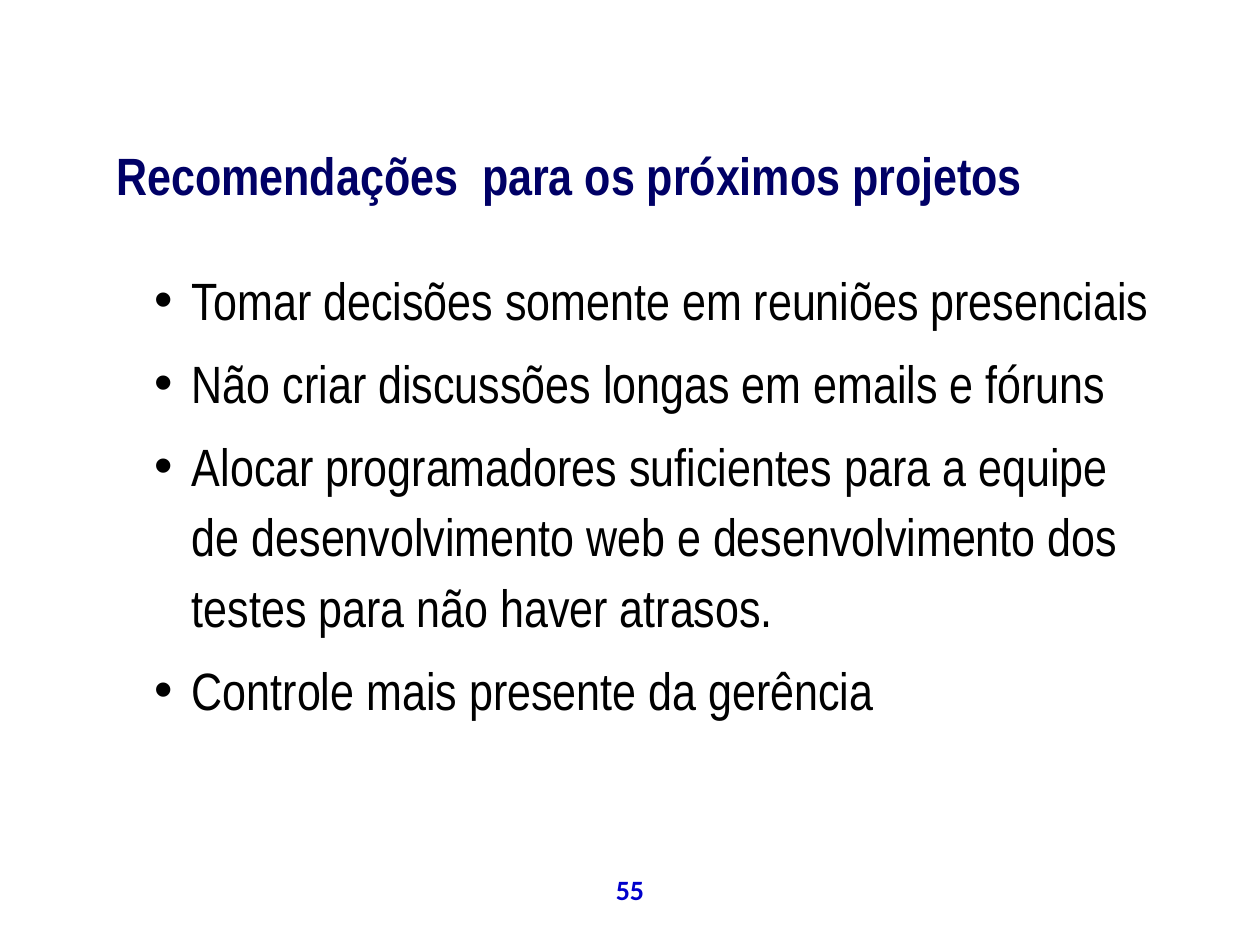
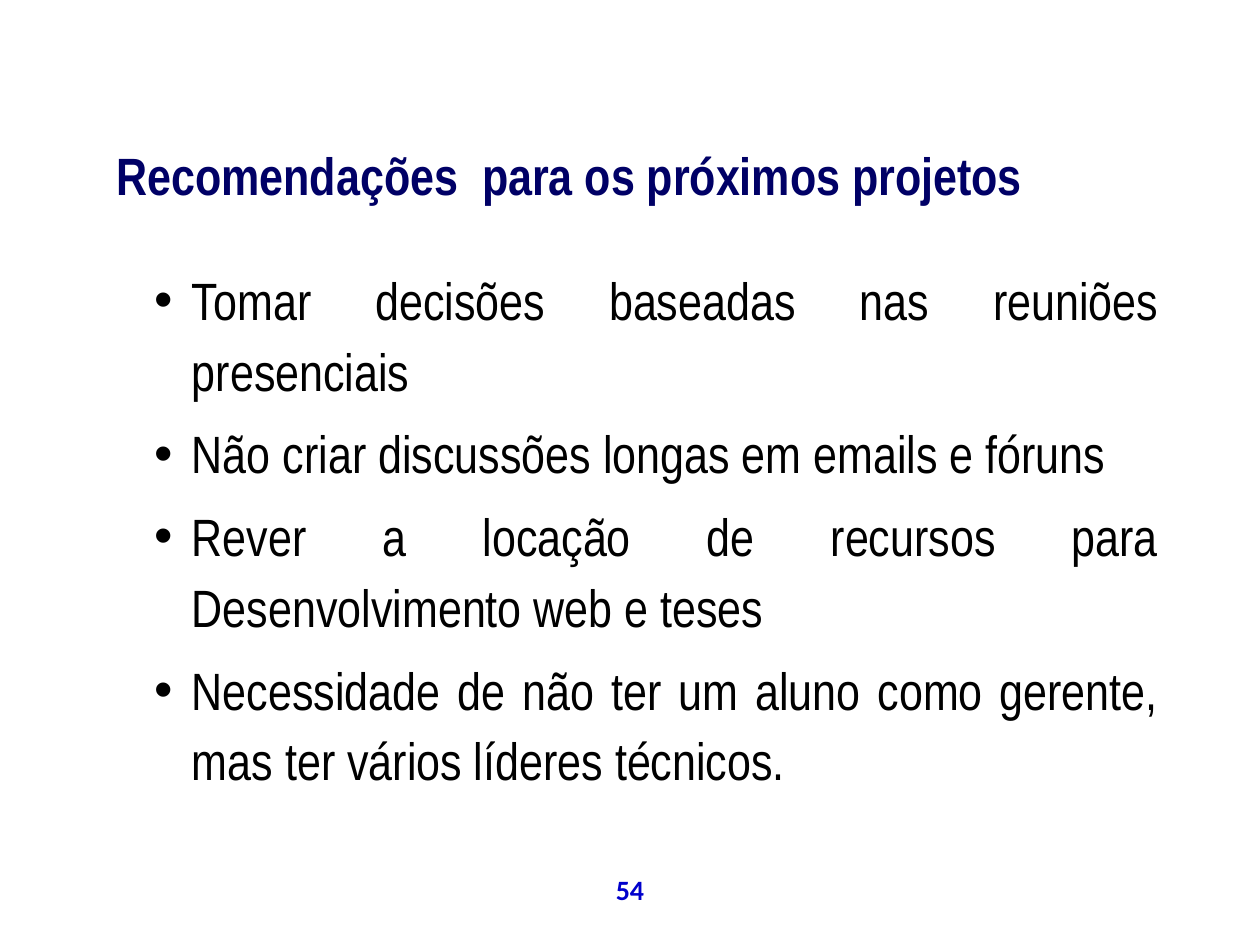
Before and after one commit to theoziran/sislodim, a slide deck: slide 54 of documentos/ProjetoPSA/Apresentação Final.ppt (slide 55 before the commit). Drawn at 1260x945 pixels with LibreOffice and Linux fonts; fonts in the diff are those of the drawing; background and template pictures are left out. Boxes give left, top, right and bottom in pixels: in the first picture for what was removed or moved away, otherwise in the second. Text is boxed around its words. In the diff, an @@ line names an element or a change of style, - is before the commit and + after.

```diff
--- a/documentos/ProjetoPSA/Apresentação Final.ppt
+++ b/documentos/ProjetoPSA/Apresentação Final.ppt
@@ text at [192, 282, 1158, 321]: text changed @@
-  • Tomar decisões somente em reuniões presenciais
+  • Tomar decisões baseadas nas reuniões presenciais
@@ text at [192, 434, 1106, 484]: alignment left to justified @@
@@ text at [192, 518, 1158, 781]: text changed @@
-  • Alocar programadores suficientes para a equipe de desenvolvimento web e desenvolvimento dos testes para não haver atrasos.
-  • Controle mais presente da gerência
+  • Rever a locação de recursos para Desenvolvimento web e teses
+  • Necessidade de não ter um aluno como gerente, mas ter vários líderes técnicos.
@@ page number at [616, 882, 644, 900]: text changed @@
-55
+54
```
Also in this commit, not shown: 34 other slides changed, 21 slides added, 21 slides removed.
